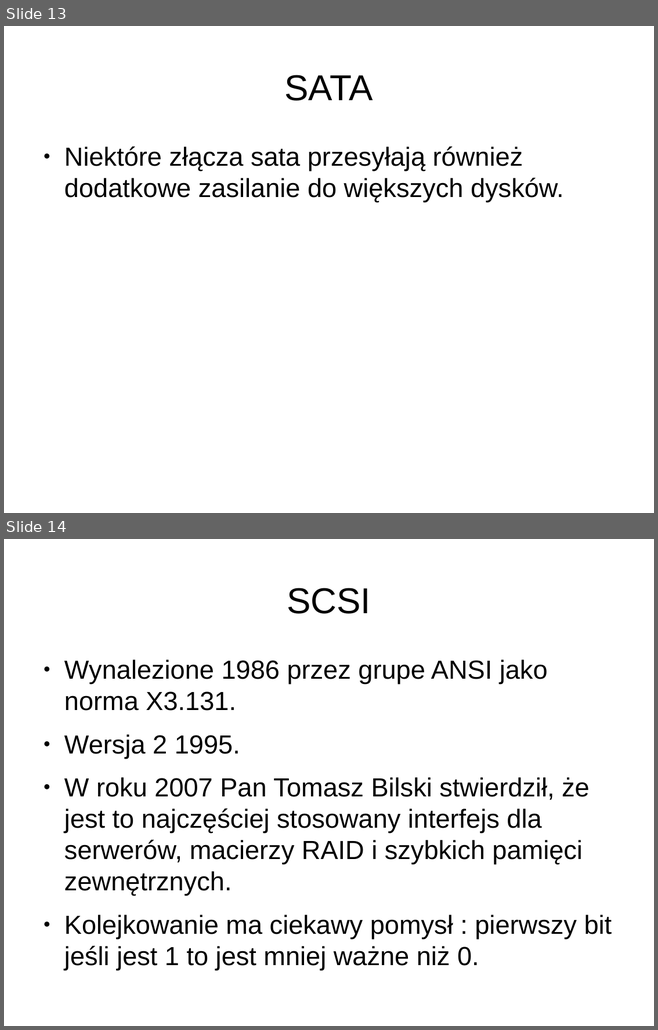
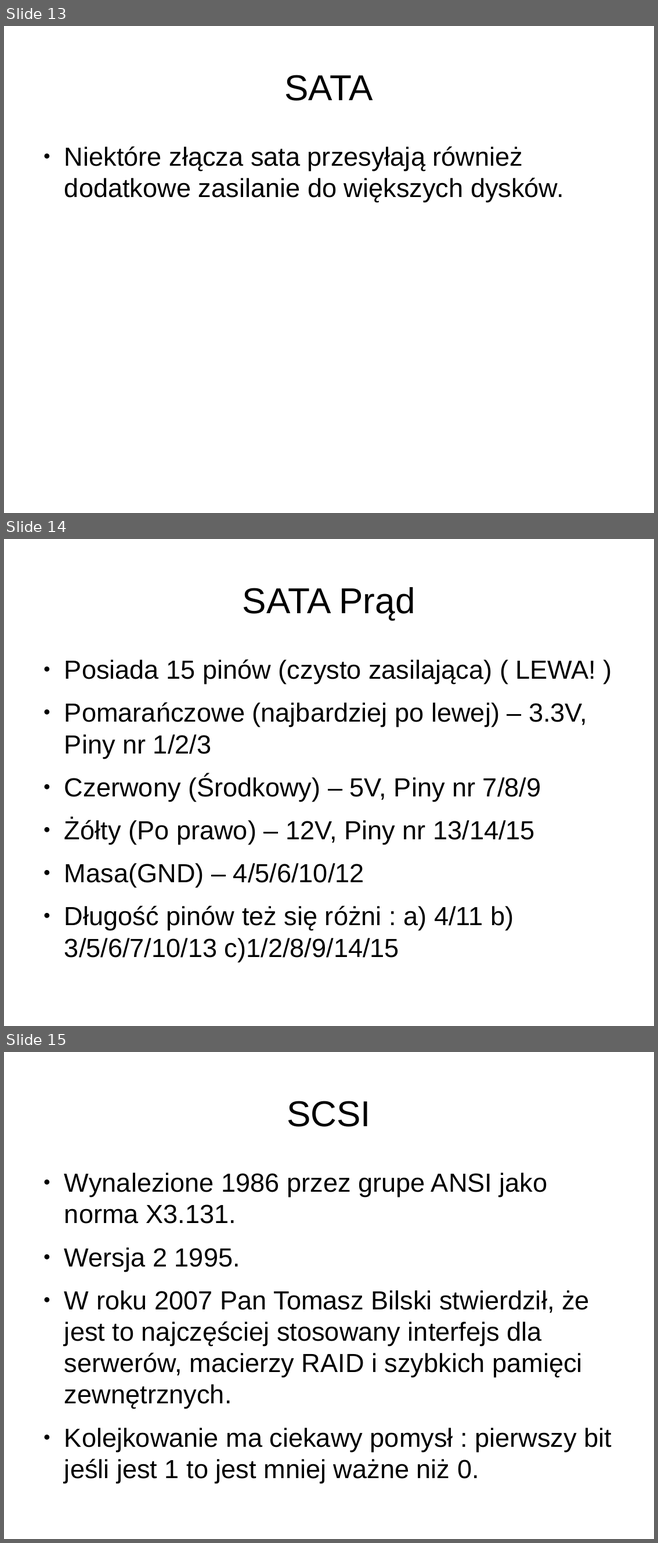
Before and after one commit to Lupa666/PUTDungeon, a slide deck: Magazyny_Danych_Dla_Nas.odp. Shown one above the other, each under a label of ours: slides 13 and 14 before the commit, slides 13, 14 and 15 after it. The pictures are 658x1030 and 658x1543 pixels, drawn with LibreOffice and Linux fonts; fonts in the diff are those of the drawing; background and template pictures are left out. Boxes give left, top, right and bottom in pixels: in the first picture for what was removed or moved away, otherwise in the second. Text is boxed around its words. In the diff, an @@ line names an element or a change of style, - is before the commit and + after.

```diff
--- a/Magazyny_Danych_Dla_Nas.odp
+++ b/Magazyny_Danych_Dla_Nas.odp
@@ slide 14 added at <box>4,539,654,1026</box>, background #FFFFFF @@
@@ title added at <box>242,587,415,620</box>, 44 pt, text #000000 @@
+SATA Prąd
@@ text added at <box>64,659,596,962</box>, 32 pt, text #000000 @@
+● Posiada 15 pinów (czysto zasilająca) ( LEWA! )
+● Pomarańczowe (najbardziej po lewej) – 3.3V, Piny nr 1/2/3
+● Czerwony (Środkowy) – 5V, Piny nr 7/8/9
+● Żółty (Po prawo) – 12V, Piny nr 13/14/15
+● Masa(GND) – 4/5/6/10/12
+● Długość pinów też się różni : a) 4/11 b) 3/5/6/7/10/13 c)1/2/8/9/14/15
@@ what was slide 14 is now slide 15 @@
```
Also in this commit, not shown: 1 slide changed, 5 other slides added, 6 slides removed.
